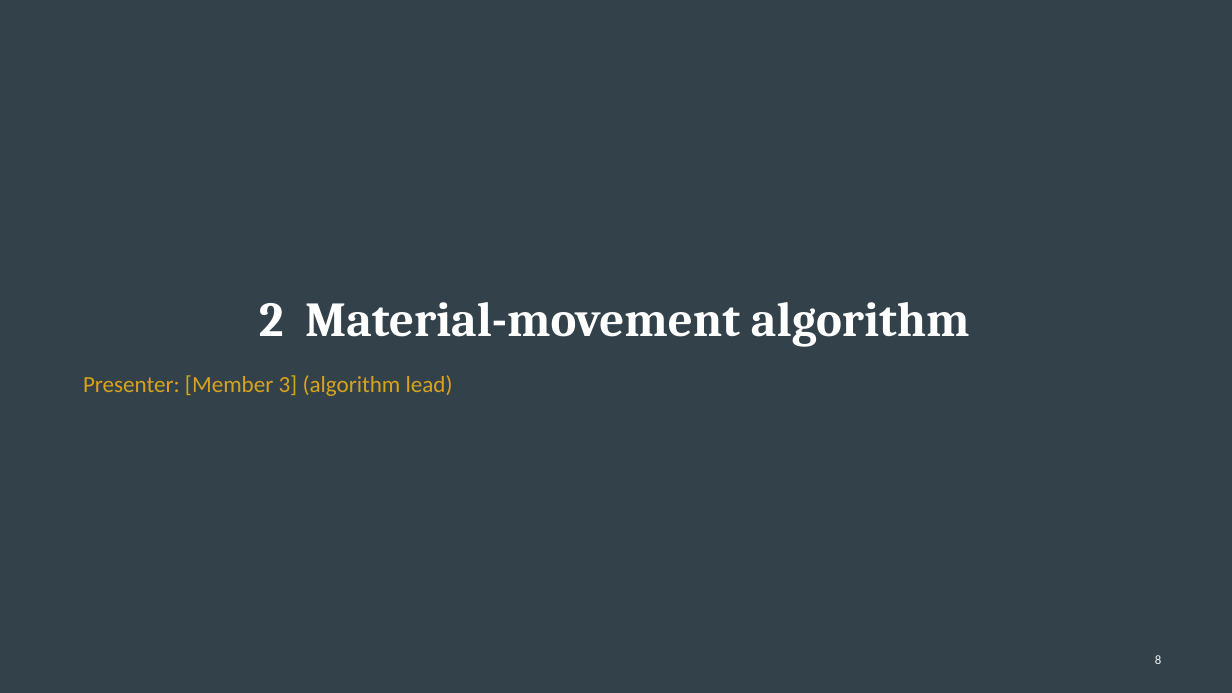
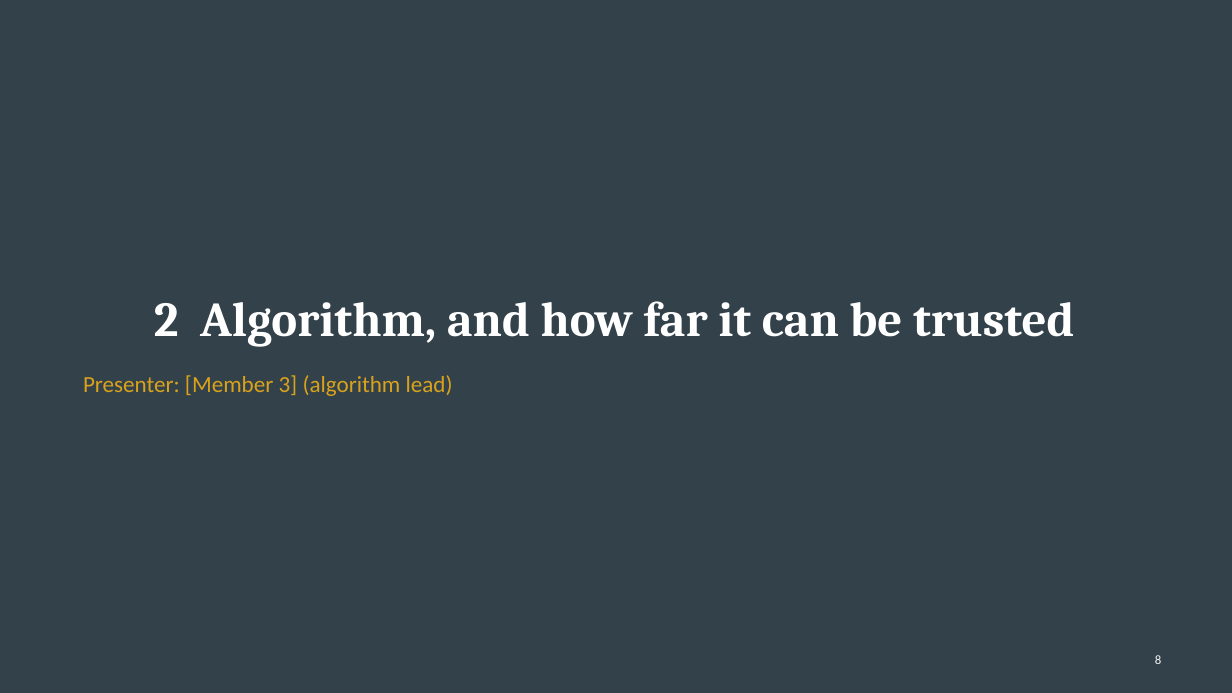
Before and after one commit to evreythi/mine413, a slide deck: slide 8 of docs/build/D7_Presentation.pptx. Drawn at 1232x693 pixels with LibreOffice and Linux fonts; fonts in the diff are those of the drawing. Boxes give left, top, right and bottom in pixels: in the first picture for what was removed or moved away, otherwise in the second. Text is boxed around its words. In the diff, an @@ line names an element or a change of style, - is before the commit and + after.

```diff
--- a/docs/build/D7_Presentation.pptx
+++ b/docs/build/D7_Presentation.pptx
@@ title at <box>154,301,1074,347</box>: text changed @@
-2 Material-movement algorithm
+2 Algorithm, and how far it can be trusted
```
Also in this commit, not shown: 8 other slides changed, 3 slides added, 49 other files.
